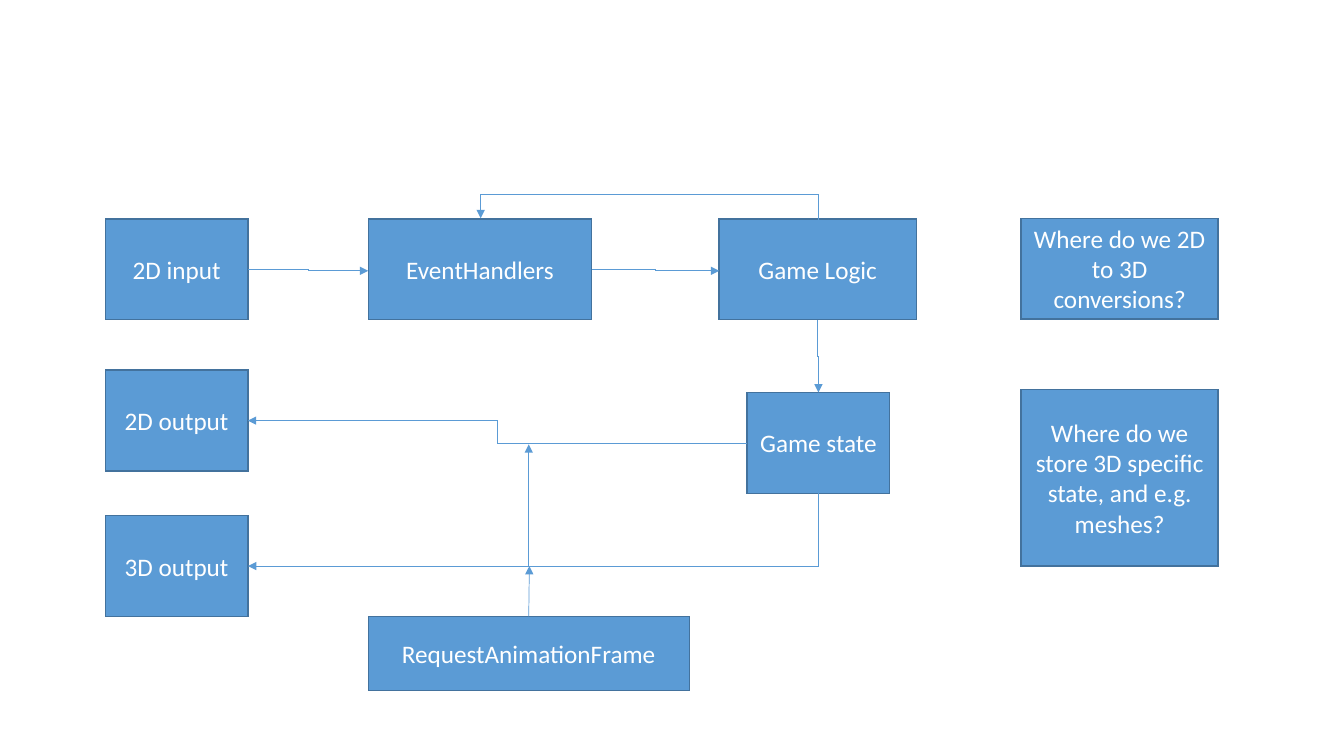
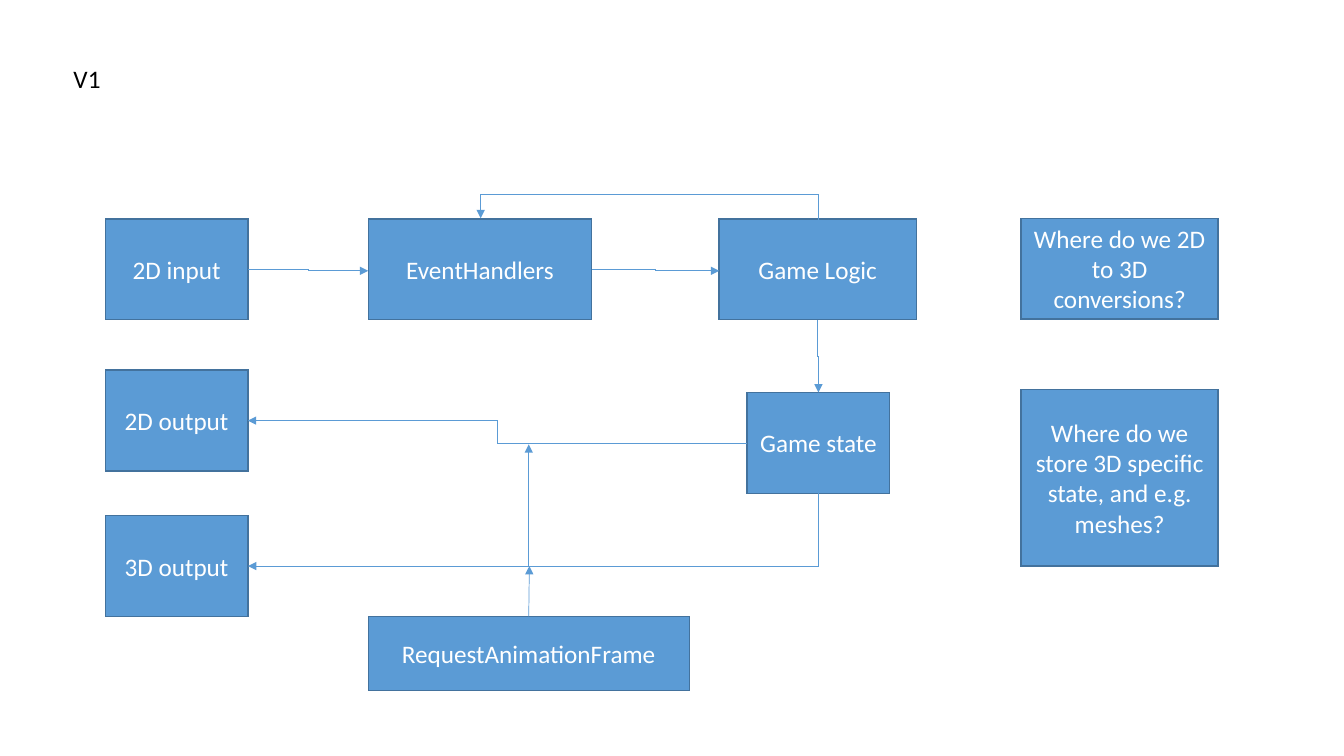
Before and after one commit to willemmulder/Energia, a slide deck: slide 1 of Indeling.pptx. Drawn at 1344x756 pixels with LibreOffice and Linux fonts; fonts in the diff are those of the drawing. Boxes give left, top, right and bottom in pixels: in the first picture for what was removed or moved away, otherwise in the second. Text is boxed around its words. In the diff, an @@ line names an element or a change of style, - is before the commit and + after.

```diff
--- a/Indeling.pptx
+++ b/Indeling.pptx
@@ text added at (73, 71, 100, 88), 18 pt, text #000000 @@
+V1
```
Also in this commit, not shown: 1 slide added, 4 other files.
